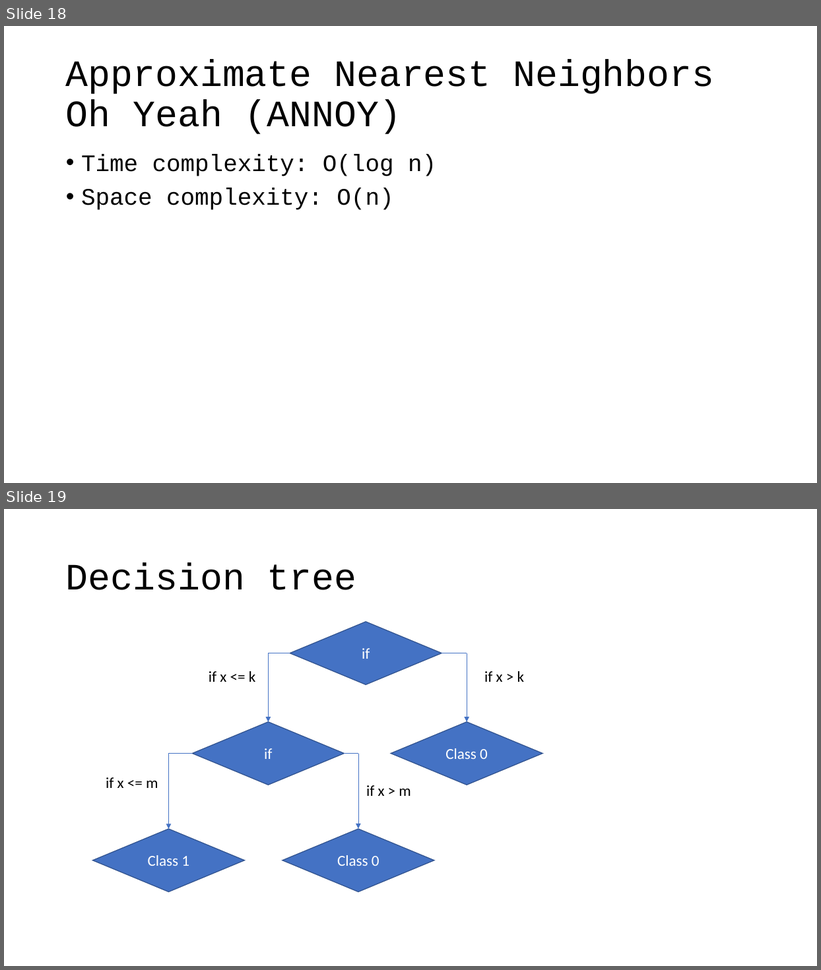
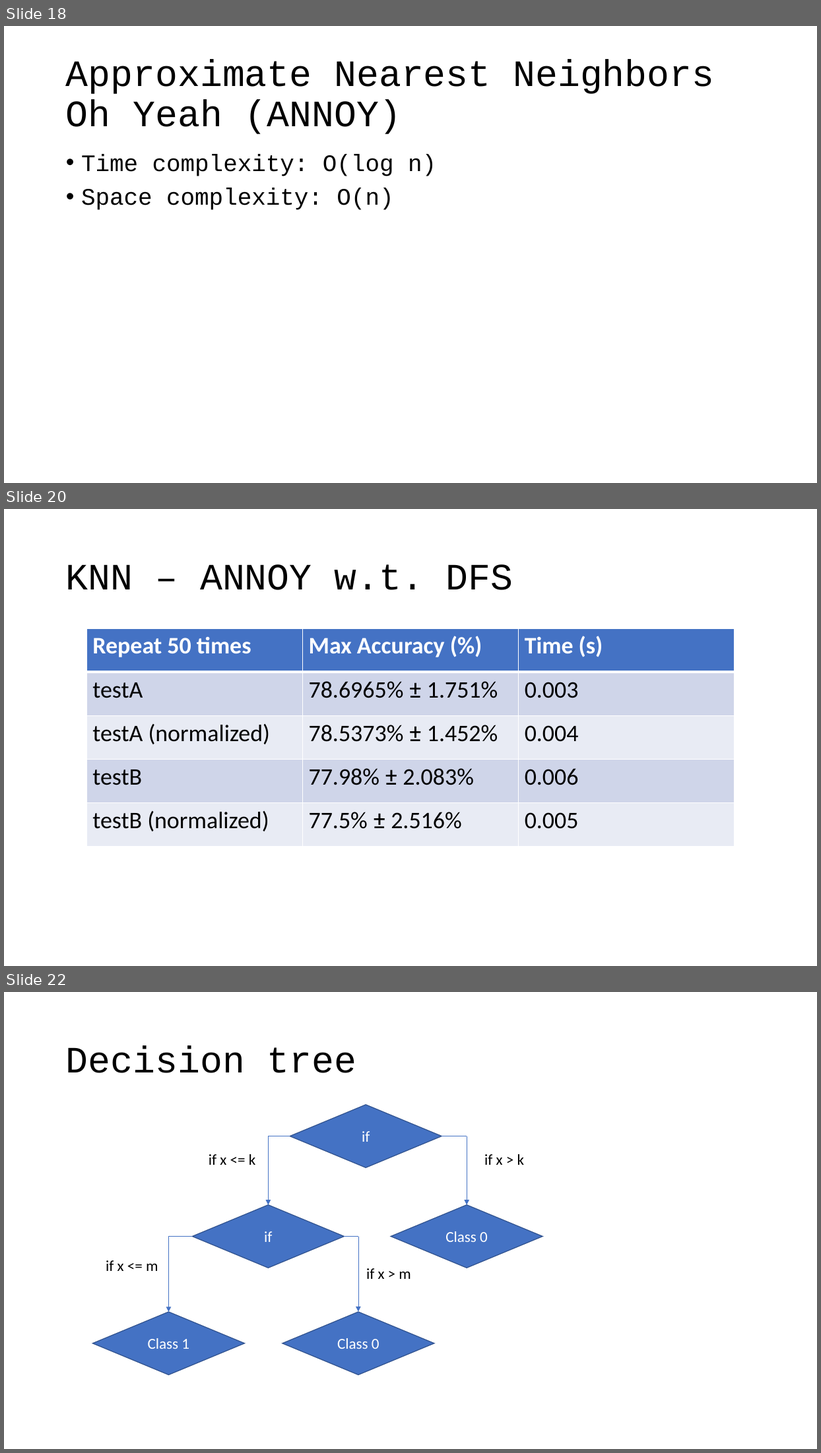
Before and after one commit to OEmiliatanO/CSE_data_mining, a slide deck: hw1/ppt/第八組.pptx. Shown one above the other, each under a label of ours: slides 18 and 19 before the commit, slides 18, 20 and 22 after it; the slides between them are not shown. The pictures are 821x970 and 821x1453 pixels, drawn with LibreOffice and Linux fonts; fonts in the diff are those of the drawing. Boxes give left, top, right and bottom in pixels: in the first picture for what was removed or moved away, otherwise in the second. Text is boxed around its words. In the diff, an @@ line names an element or a change of style, - is before the commit and + after.

```diff
--- a/hw1/ppt/第八組.pptx
+++ b/hw1/ppt/第八組.pptx
@@ slide 20 added at (4, 509, 817, 966), background #FFFFFF @@
@@ title added at (66, 564, 514, 590), 44 pt, text #000000 @@
+KNN – ANNOY w.t. DFS
@@ table added at (87, 628, 735, 847), 5 rows, 3 columns @@
+Repeat 50 times | Max Accuracy (%) | Time (s)
+testA | 78.6965% ± 1.751% | 0.003
+testA (normalized) | 78.5373% ± 1.452% | 0.004
+testB | 77.98% ± 2.083% | 0.006
+testB (normalized) | 77.5% ± 2.516% | 0.005
@@ what was slide 19 is now slide 22 @@
```
Also in this commit, not shown: 13 other slides added.
